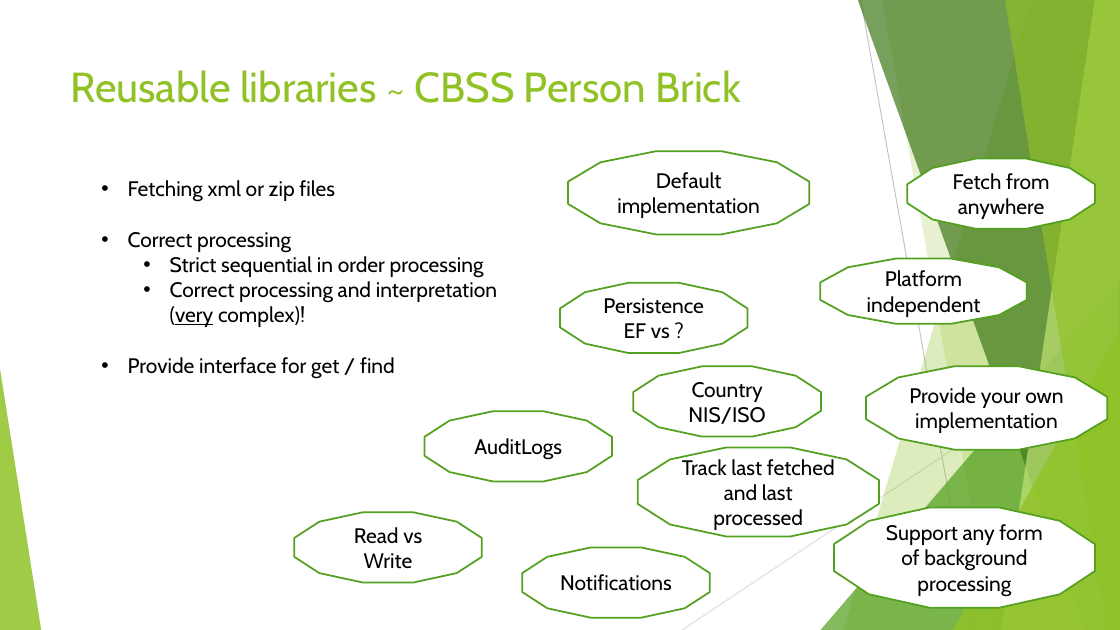
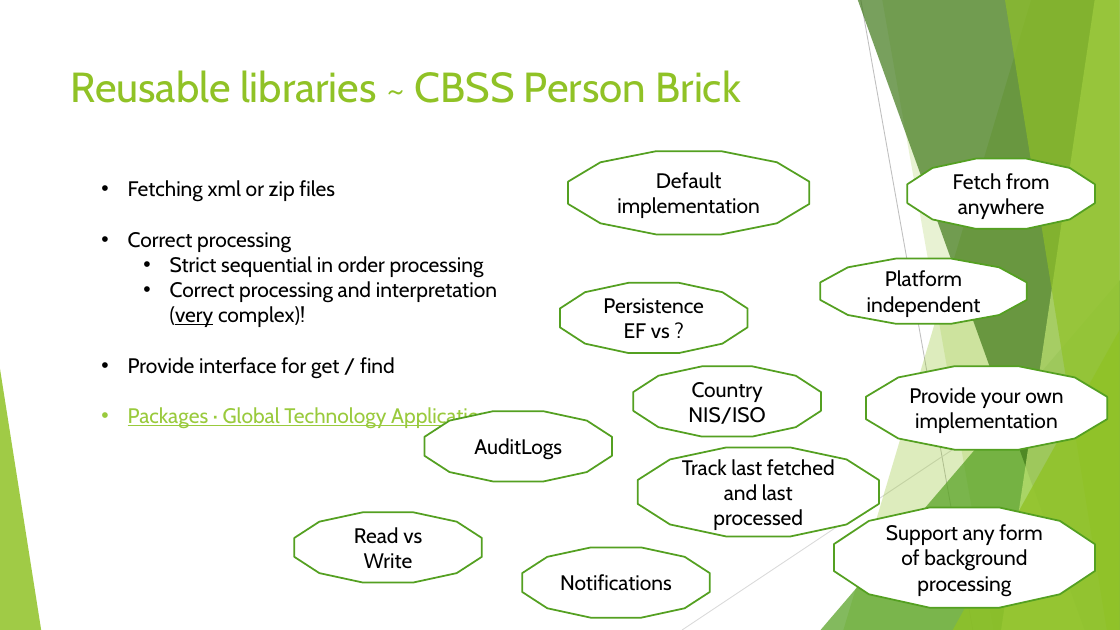
Before and after one commit to casperdon/Bricks-Workshop, a slide deck: slide 3 of workshop.pptx. Drawn at 1120x630 pixels with LibreOffice and Linux fonts; fonts in the diff are those of the drawing. Boxes give left, top, right and bottom in pixels: in the first picture for what was removed or moved away, otherwise in the second. Text is boxed around its words. In the diff, an @@ line names an element or a change of style, - is before the commit and + after.

Commit message:
link to bricks packages

```diff
--- a/workshop.pptx
+++ b/workshop.pptx
@@ text at (x1=128, y1=407, x2=500, y2=429): paragraph added @@
+• Packages · Global Technology Applications
```
